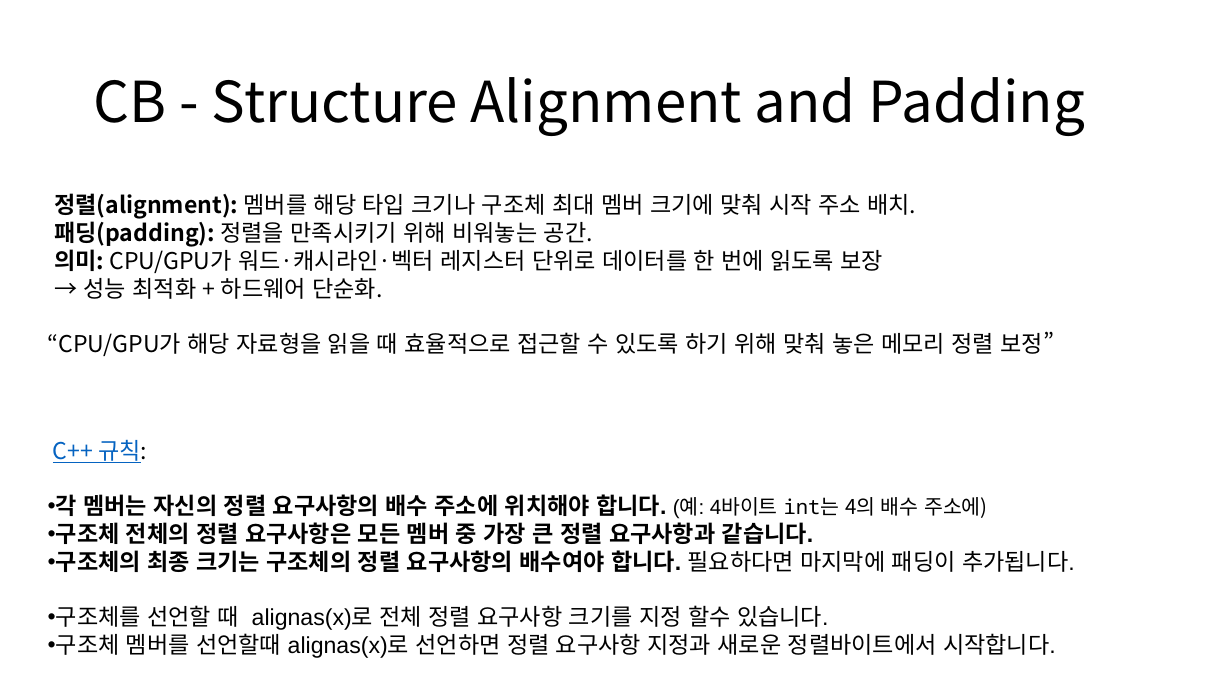
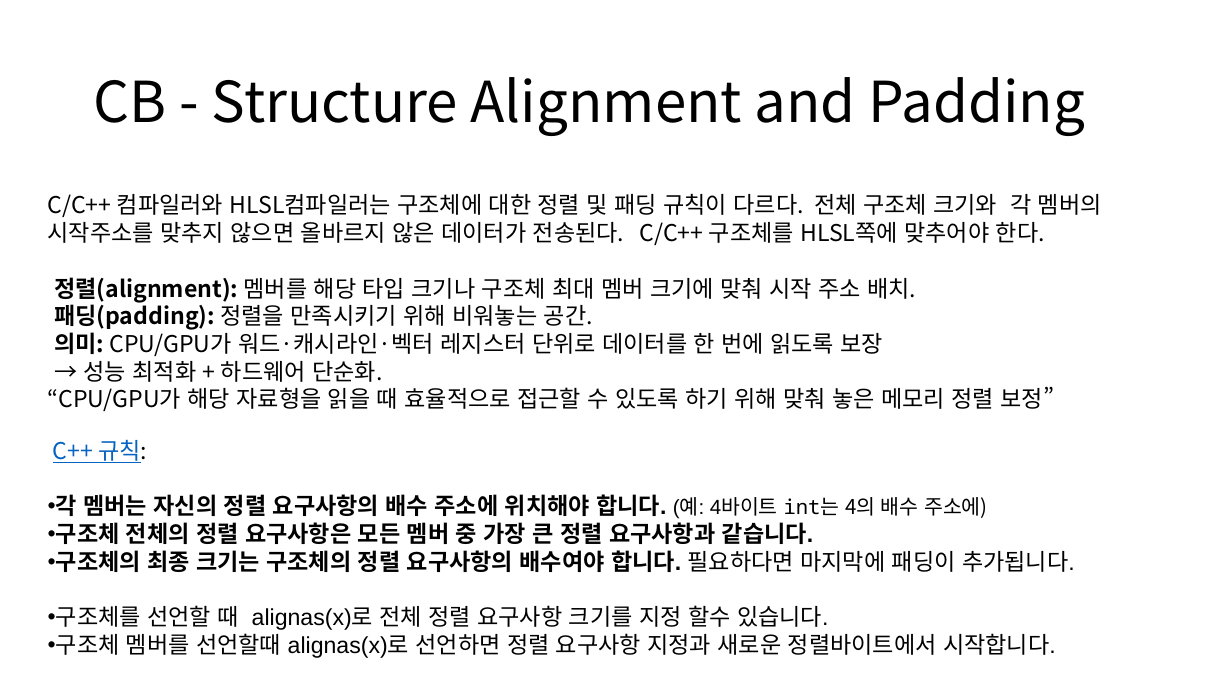
Before and after one commit to ldw9981/D3D11_Tutorial, a slide deck: slide 16 of Documents/03-Transform.pptx (slide 13 before the commit). Drawn at 1232x693 pixels with LibreOffice and Linux fonts; fonts in the diff are those of the drawing. Boxes give left, top, right and bottom in pixels: in the first picture for what was removed or moved away, otherwise in the second. Text is boxed around its words. In the diff, an @@ line names an element or a change of style, - is before the commit and + after.

```diff
--- a/Documents/03-Transform.pptx
+++ b/Documents/03-Transform.pptx
@@ text at bbox=[48, 193, 1102, 245]: paragraph added @@
+C/C++ 컴파일러와 HLSL컴파일러는 구조체에 대한 정렬 및 패딩 규칙이 다르다. 전체 구조체 크기와 각 멤버의 시작주소를 맞추지 않으면 올바르지 않은 데이터가 전송된다. C/C++ 구조체를 HLSL쪽에 맞추어야 한다.
```
Also in this commit, not shown: 3 other slides changed, 3 slides added, 1 other file.
